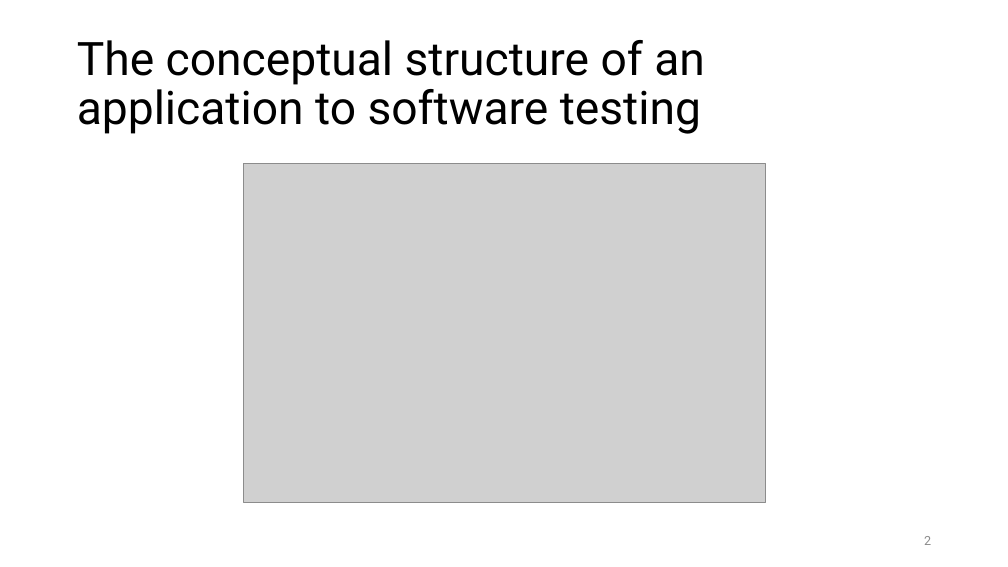
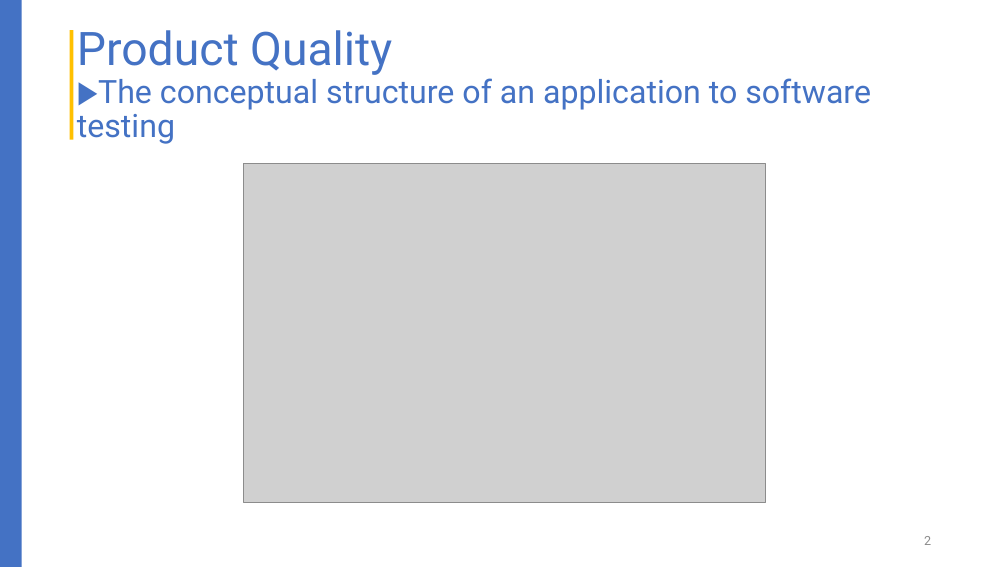
Before and after one commit to liepnguyen/Planru, a slide deck: slide 2 of Documents/Lessons Learned From Agile Quality Assurance In Scrum.pptx. Drawn at 1008x567 pixels with LibreOffice and Linux fonts; fonts in the diff are those of the drawing; grey boxes stand for pictures. Boxes give left, top, right and bottom in pixels: in the first picture for what was removed or moved away, otherwise in the second. Text is boxed around its words. In the diff, an @@ line names an element or a change of style, - is before the commit and + after.

```diff
--- a/Documents/Lessons Learned From Agile Quality Assurance In Scrum.pptx
+++ b/Documents/Lessons Learned From Agile Quality Assurance In Scrum.pptx
@@ rectangle added at [0, 0, 22, 567], fill #4472C4 @@
@@ rectangle added at [70, 30, 73, 140], fill #FFC000 @@
@@ title at [77, 30, 871, 144]: text changed; size 44 to 30.6 pt; text colour #000000 to #4472C4 @@
-The conceptual structure of an application to software testing
+Product Quality
+▶The conceptual structure of an application to software testing
```
Also in this commit, not shown: 15 other slides changed, 5 slides added, 3 slides removed.
